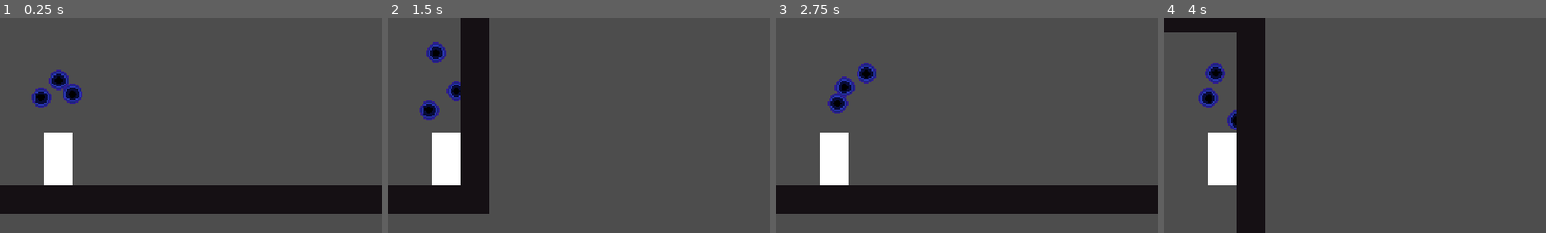
Above: before the commit, frames 1-4 (left to right).
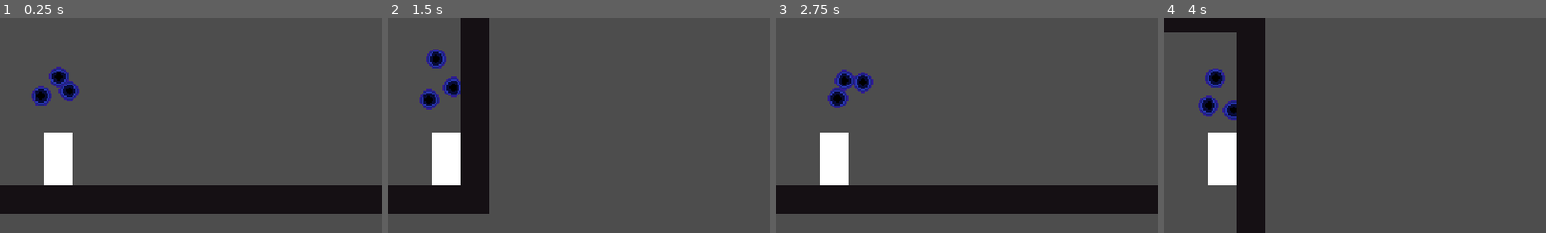
Above: after the commit, the same moments.

Repository: Timi865/Microvania
Game: Godot game, scene res://Scenes/game.tscn
The game is run twice, just before and just after one commit, with the same random seed, the same clock (stepped at 60 frames per second) and the same inputs.
Inputs:
- Up to frame 1 (0.25 s): no input
- Up to frame 2 (1.5 s): hold Right (Move_right) from 0.53 s (still down); tap C (dash) at 0.6, 1.35 s; tap Space (Jump) at 0.77 s
- Up to frame 3 (2.75 s): tap Space (Jump) at 1.52 s; release Right (Move_right) at 2.03 s; hold Left (Move_left) from 2.03 s (still down); tap C (dash) at 2.1 s
- Up to frame 4 (4 s): release Left (Move_left) at 2.78 s; hold Right (Move_right) from 2.78 s (still down); tap C (dash) at 2.85, 3.6 s; tap Space (Jump) at 3.02, 3.77 s
The pictures show only the part of the screen within x 41-91%, y 18-68%; the shares and areas given below are measured in that part.

The runs differ from the first frame. In frame 1, 0.9% of the frame differs, in the area x 8-22%, y 22-42%; in frame 2, 1.4%, in the area x 8-19%, y 11-48%; in frame 3, 1.4%; in frame 4, 1.3%.

Commit message:
Update Player.tscn
Orb Positioning Edit

Diff:
--- a/Scenes/Player.tscn
+++ b/Scenes/Player.tscn
@@ -27,17 +27,15 @@
 position = Vector2(-4, -18)
 follow_speed = 9.0
 physics_reaction = 0.05
-float_height = 5.0
 float_speed = 1.0
 
 [node name="Orb2" parent="OrbManager" unique_id=27383065 instance=ExtResource("2_88kja")]
-position = Vector2(4, -20)
+position = Vector2(3, -20)
 physics_reaction = 0.05
-float_height = 5.0
 float_speed = 2.0
 
 [node name="Orb3" parent="OrbManager" unique_id=167485801 instance=ExtResource("2_88kja")]
 position = Vector2(-2, -25)
 follow_speed = 9.0
 physics_reaction = 0.05
-float_height = 5.0
+float_height = 3.0
